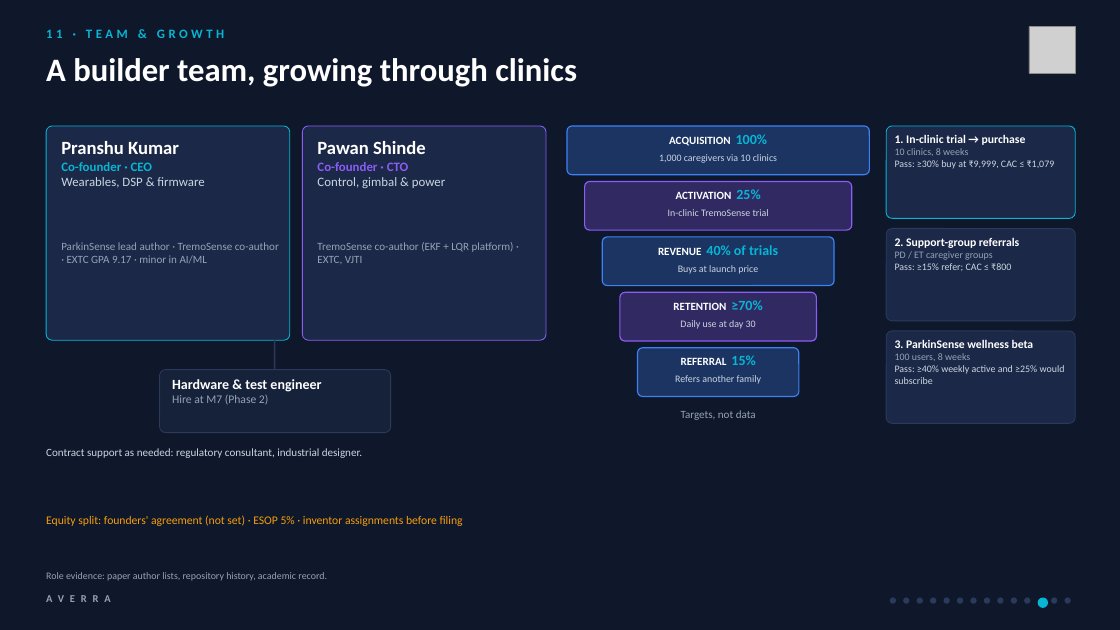
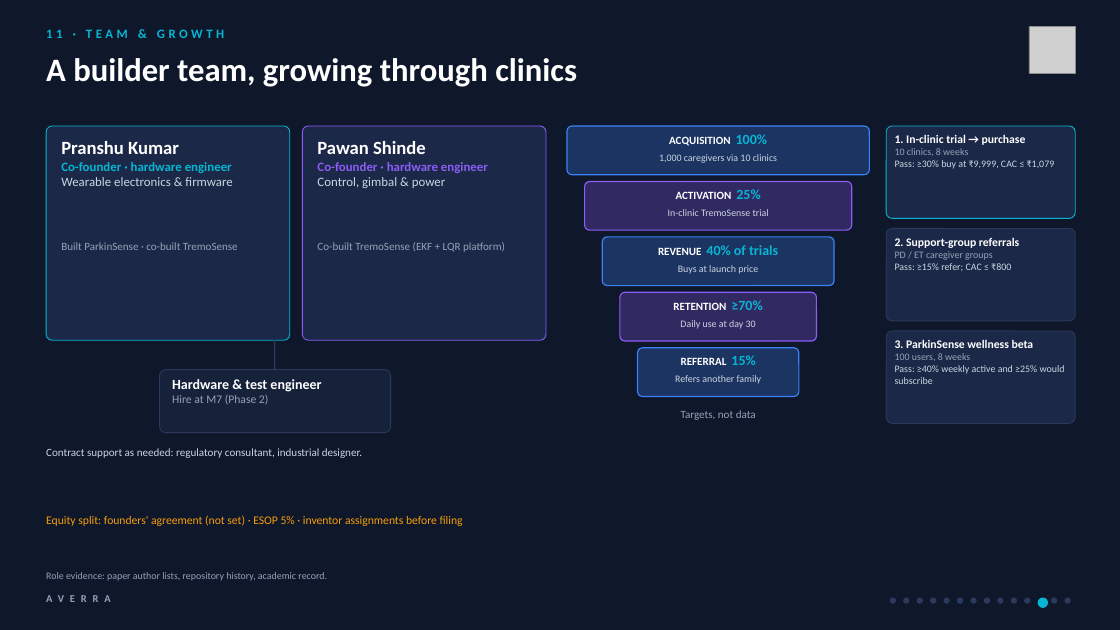
Before and after one commit to sudo-pranshu/AVERRA, a slide deck: slide 12 of deck/AVERRA_Pitch.pptx. Drawn at 1120x630 pixels with LibreOffice and Linux fonts; fonts in the diff are those of the drawing; grey boxes stand for pictures. Boxes give left, top, right and bottom in pixels: in the first picture for what was removed or moved away, otherwise in the second. Text is boxed around its words. In the diff, an @@ line names an element or a change of style, - is before the commit and + after.

```diff
--- a/deck/AVERRA_Pitch.pptx
+++ b/deck/AVERRA_Pitch.pptx
@@ text at (61,162,232,186): text changed @@
-Co-founder · CEO
-Wearables, DSP & firmware
+Co-founder · hardware engineer
+Wearable electronics & firmware
@@ text at (317,162,488,173): text changed @@
-Co-founder · CTO
+Co-founder · hardware engineer
@@ text at (61,242,238,250): text changed @@
-ParkinSense lead author · TremoSense co-author · EXTC GPA 9.17 · minor in AI/ML
+Built ParkinSense · co-built TremoSense
@@ text at (317,242,505,252): text changed @@
-TremoSense co-author (EKF + LQR platform) · EXTC, VJTI
+Co-built TremoSense (EKF + LQR platform)
```
Also in this commit, not shown: 9 other slides changed, 13 other files.
